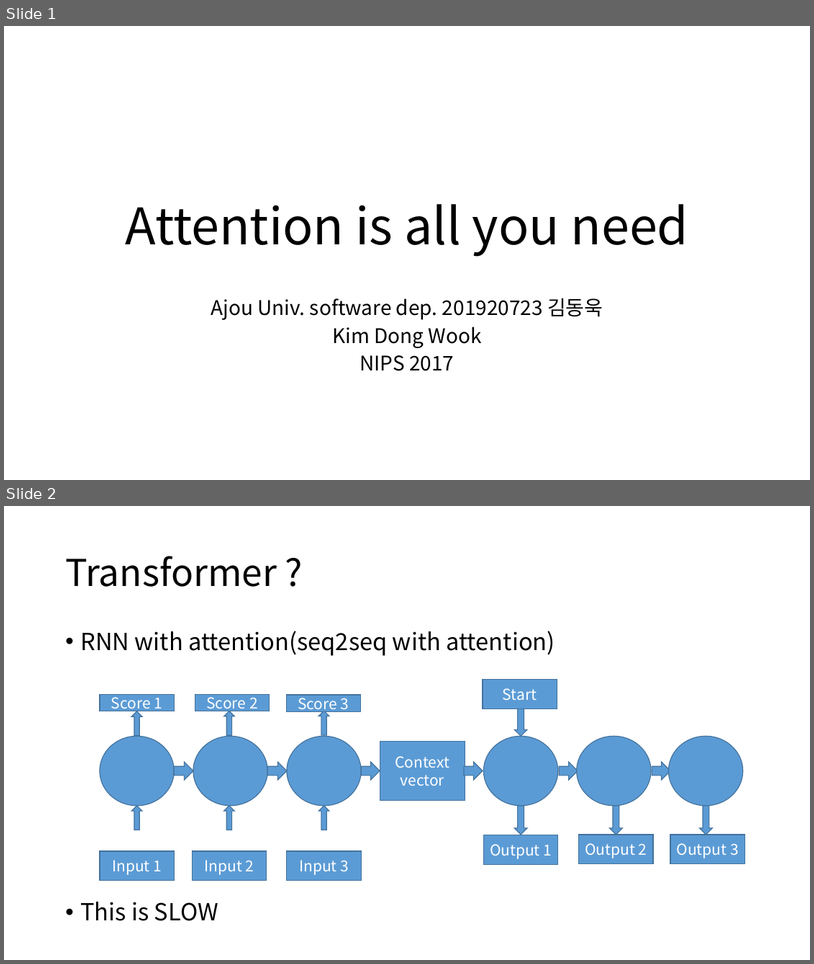
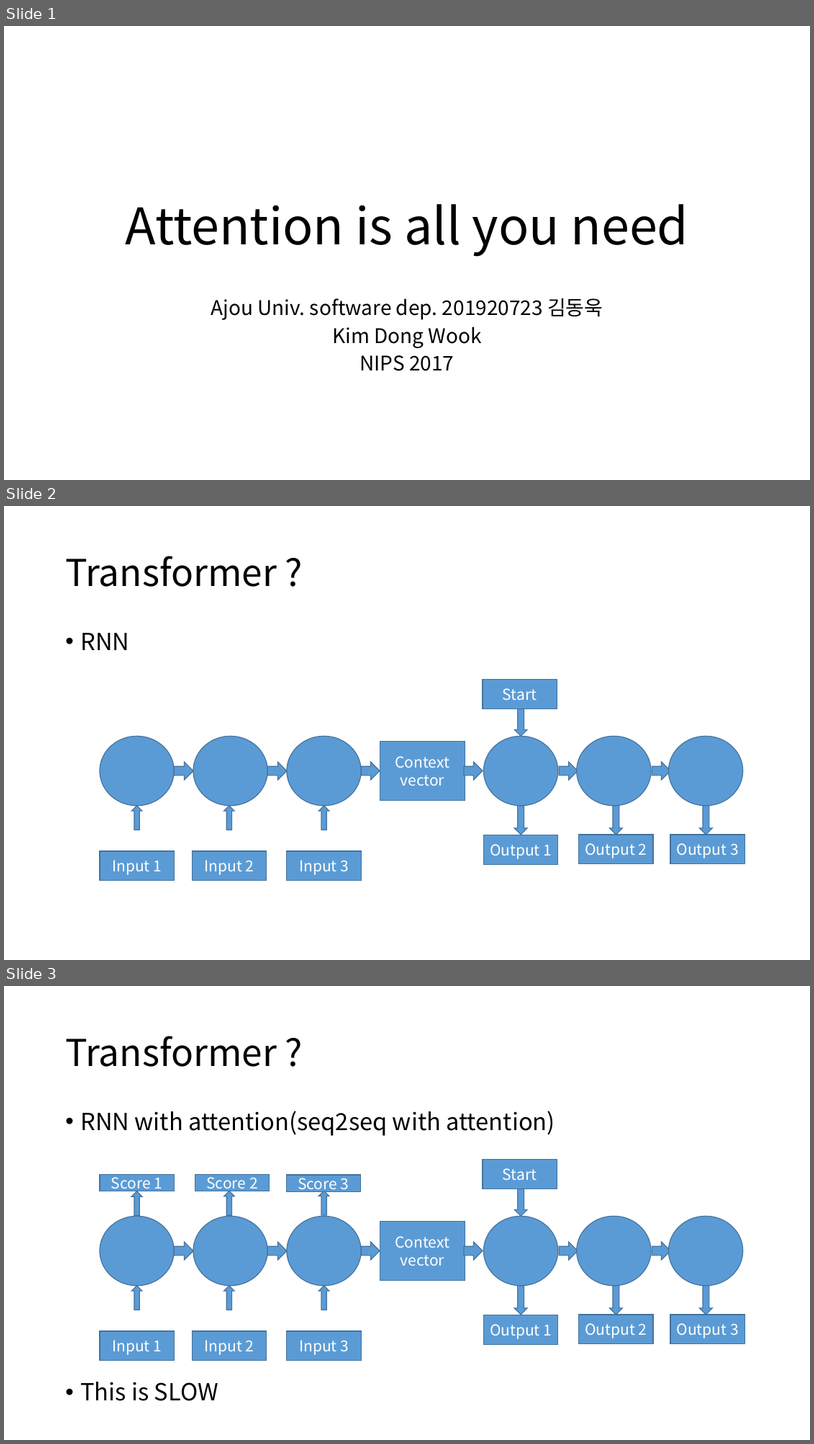
Before and after one commit to kyle1213/deep-learning-study, a slide deck: Transformer/Attention is all you need.pptx. Shown one above the other, each under a label of ours: slides 1 and 2 before the commit, slides 1, 2 and 3 after it. The pictures are 814x964 and 814x1444 pixels, drawn with LibreOffice and Linux fonts; fonts in the diff are those of the drawing. Boxes give left, top, right and bottom in pixels: in the first picture for what was removed or moved away, otherwise in the second. Text is boxed around its words. In the diff, an @@ line names an element or a change of style, - is before the commit and + after.

Commit message:
transformer

```diff
--- a/Transformer/Attention is all you need.pptx
+++ b/Transformer/Attention is all you need.pptx
@@ slide 2 added at (4, 506, 810, 960), background #FFFFFF @@
@@ title added at (65, 556, 277, 587), 44 pt, text #000000 @@
+Transformer ?
@@ text added at (80, 633, 129, 650), 28 pt, text #000000 @@
+• RNN
@@ rectangle added at (483, 680, 558, 709), fill #5B9BD5, outline #43739E 1 pt, 18 pt, text #FFFFFF @@
+Start
@@ down arrow added at (514, 707, 527, 736), fill #5B9BD5, outline #43739E 1 pt @@
@@ ellipse added at (100, 736, 174, 806), fill #5B9BD5, outline #43739E 1 pt @@
@@ ellipse added at (193, 736, 268, 806), fill #5B9BD5, outline #43739E 1 pt @@
@@ ellipse added at (287, 736, 362, 806), fill #5B9BD5, outline #43739E 1 pt @@
@@ rectangle added at (381, 741, 466, 800), fill #5B9BD5, outline #43739E 1 pt, 18 pt, text #FFFFFF @@
+Context
+vector
@@ ellipse added at (484, 736, 558, 806), fill #5B9BD5, outline #43739E 1 pt @@
@@ ellipse added at (577, 736, 651, 806), fill #5B9BD5, outline #43739E 1 pt @@
@@ ellipse added at (669, 736, 743, 806), fill #5B9BD5, outline #43739E 1 pt @@
@@ right arrow added at (174, 762, 193, 780), fill #5B9BD5, outline #43739E 1 pt @@
@@ right arrow added at (268, 762, 287, 780), fill #5B9BD5, outline #43739E 1 pt @@
@@ right arrow added at (362, 762, 381, 780), fill #5B9BD5, outline #43739E 1 pt @@
@@ right arrow added at (464, 762, 483, 780), fill #5B9BD5, outline #43739E 1 pt @@
@@ right arrow added at (559, 762, 578, 780), fill #5B9BD5, outline #43739E 1 pt @@
@@ right arrow added at (653, 762, 671, 780), fill #5B9BD5, outline #43739E 1 pt @@
@@ up arrow added at (131, 806, 142, 830), fill #5B9BD5, outline #43739E 1 pt @@
@@ up arrow added at (224, 806, 234, 830), fill #5B9BD5, outline #43739E 1 pt @@
@@ up arrow added at (319, 806, 329, 830), fill #5B9BD5, outline #43739E 1 pt @@
@@ down arrow added at (514, 806, 527, 834), fill #5B9BD5, outline #43739E 1 pt @@
@@ down arrow added at (610, 806, 623, 834), fill #5B9BD5, outline #43739E 1 pt @@
@@ down arrow added at (700, 806, 713, 834), fill #5B9BD5, outline #43739E 1 pt @@
@@ rectangle added at (100, 851, 174, 880), fill #5B9BD5, outline #43739E 1 pt, 18 pt, text #FFFFFF @@
+Input 1
@@ rectangle added at (192, 851, 267, 880), fill #5B9BD5, outline #43739E 1 pt, 18 pt, text #FFFFFF @@
+Input 2
@@ rectangle added at (287, 851, 362, 880), fill #5B9BD5, outline #43739E 1 pt, 18 pt, text #FFFFFF @@
+Input 3
@@ rectangle added at (484, 834, 558, 864), fill #5B9BD5, outline #43739E 1 pt, 18 pt, text #FFFFFF @@
+Output 1
@@ rectangle added at (579, 834, 653, 864), fill #5B9BD5, outline #43739E 1 pt, 18 pt, text #FFFFFF @@
+Output 2
@@ rectangle added at (671, 834, 745, 864), fill #5B9BD5, outline #43739E 1 pt, 18 pt, text #FFFFFF @@
+Output 3
@@ what was slide 2 is now slide 3 @@
```
Also in this commit, not shown: 1 slide changed, 6 other slides added.
